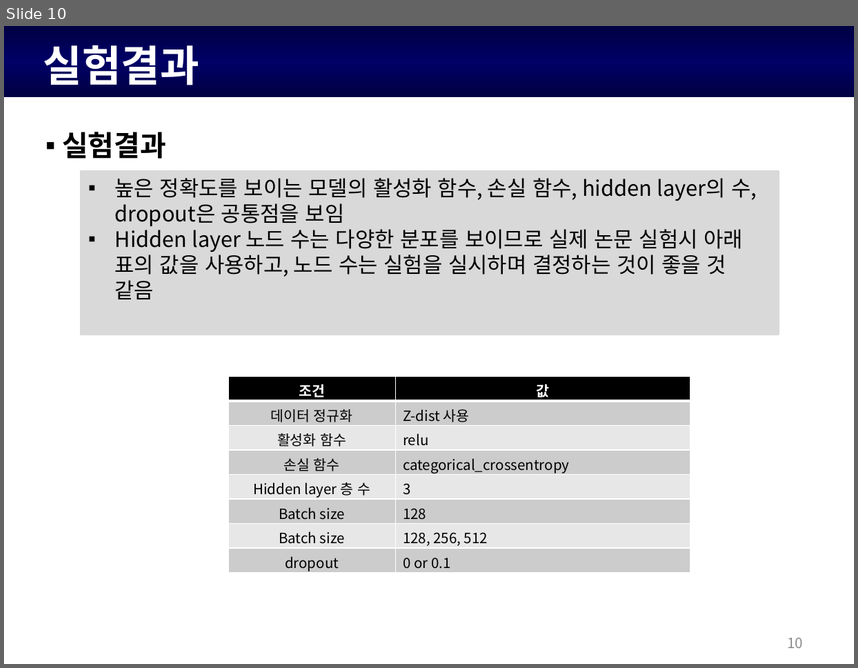
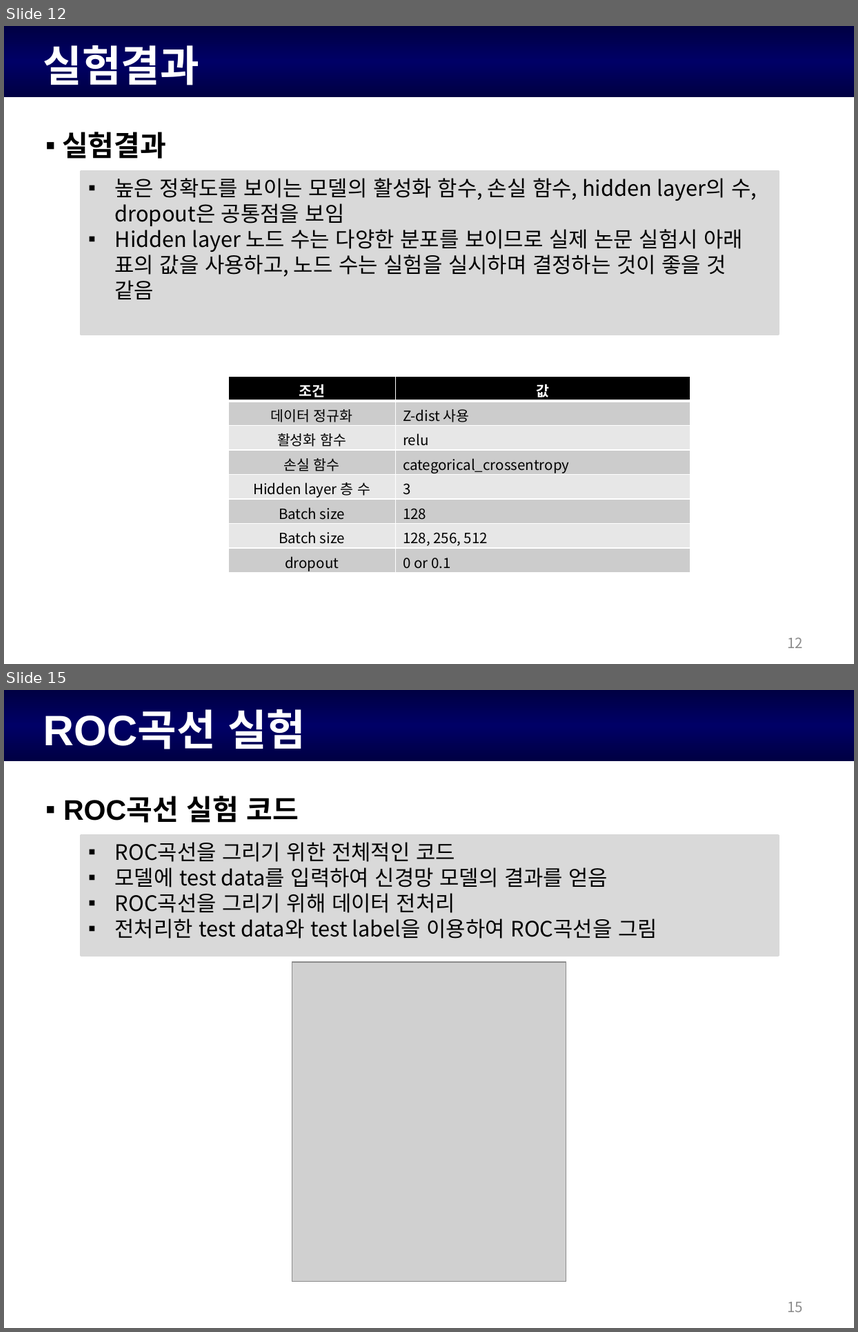
Before and after one commit to KiHyeon-Hong/EOG_filtering_model_report, a slide deck: 안전도 필터링 모델 정확도 실험.pptx. Shown one above the other, each under a label of ours: slide 10 before the commit, slides 12 and 15 after it; the slides between them are not shown. The pictures are 858x668 and 858x1332 pixels, drawn with LibreOffice and Linux fonts; fonts in the diff are those of the drawing; grey boxes stand for pictures; background and template pictures are left out. Boxes give left, top, right and bottom in pixels: in the first picture for what was removed or moved away, otherwise in the second. Text is boxed around its words. In the diff, an @@ line names an element or a change of style, - is before the commit and + after.

Commit message:
데이터 출력 및 ppt작성
데이터 출력 및 ppt작성

```diff
--- a/안전도 필터링 모델 정확도 실험.pptx
+++ b/안전도 필터링 모델 정확도 실험.pptx
@@ slide 15 added at (x1=4, y1=690, x2=854, y2=1328), background #FFFFFF; not listed: 1 template element that a slide beside it also shows @@
@@ text added at (x1=43, y1=709, x2=306, y2=749), 36 pt, text #FFFFFF, bold @@
+ROC곡선 실험
@@ text added at (x1=63, y1=796, x2=299, y2=822), 24 pt, text #000000, bold @@
+▪ ROC곡선 실험 코드
@@ rectangle added at (x1=81, y1=836, x2=778, y2=955), fill #D9D9D9, outline #D9D9D9 2 pt @@
@@ text added at (x1=115, y1=842, x2=657, y2=938), 18 pt, text #000000 @@
+▪ ROC곡선을 그리기 위한 전체적인 코드
+▪ 모델에 test data를 입력하여 신경망 모델의 결과를 얻음
+▪ ROC곡선을 그리기 위해 데이터 전처리
+▪ 전처리한 test data와 test label을 이용하여 ROC곡선을 그림
@@ picture added at (x1=292, y1=962, x2=567, y2=1281) @@
@@ page number added at (x1=787, y1=1301, x2=803, y2=1312), 12 pt, text #8C8C8C @@
+15
@@ what was slide 10 is now slide 12 @@
@@ page number at (x1=787, y1=637, x2=803, y2=648): text changed @@
-10
+12
```
Also in this commit, not shown: 1 slide changed, 5 other slides added, 1 other file.
